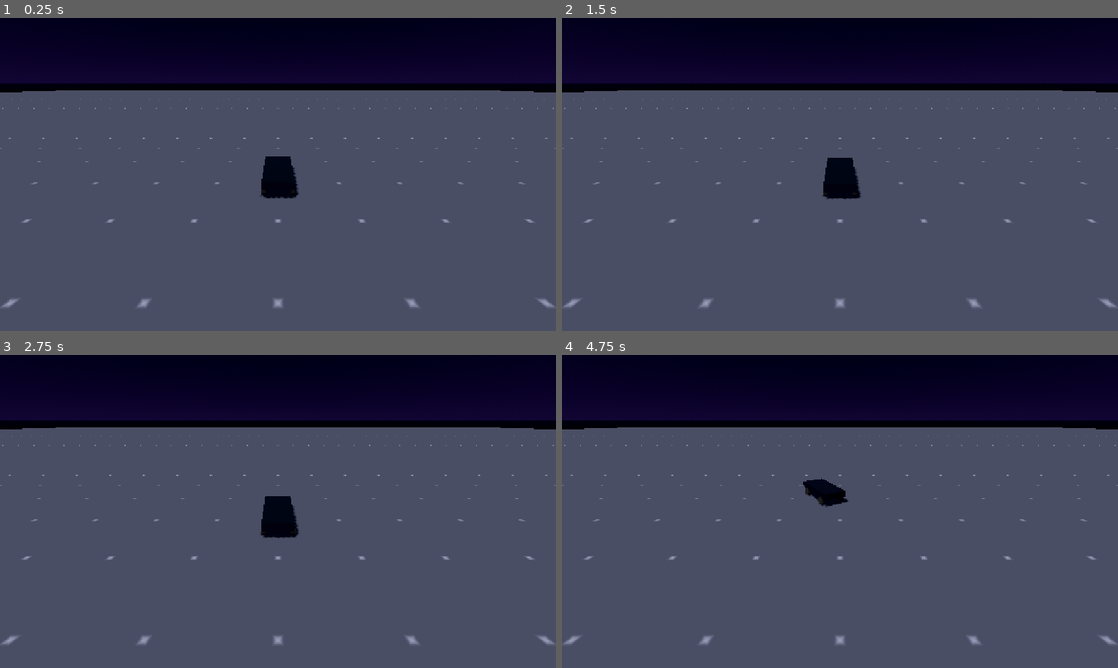
Above: before the commit, frames 1-4 (two rows, left to right).
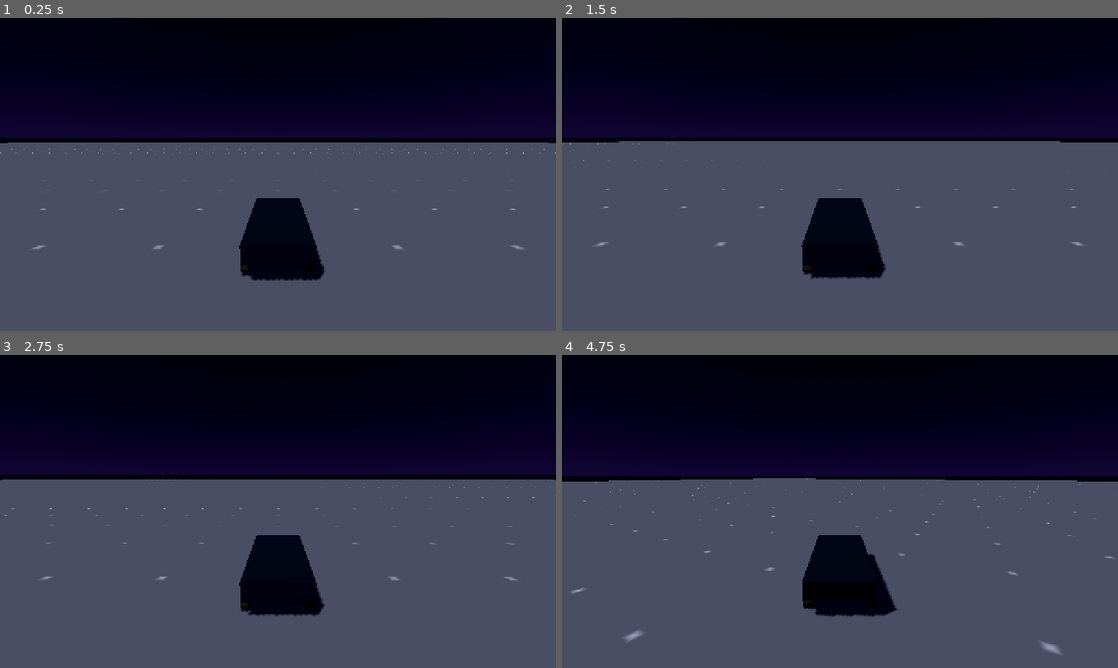
Above: after the commit, the same moments.

Repository: techafreshh/night-street-racer
Game: Godot game, scene res://scenes/city/test_ground.tscn
Same seed, same stepped clock (60 frames per second), same inputs: the game is played once before the commit and once after it. This scene is started directly instead of the project's main scene.
Inputs:
- Up to frame 1 (0.25 s): no input
- Up to frame 2 (1.5 s): hold D (steer_right) 0.53-1.28 s; tap C (look_back) at 0.6, 1.35 s; tap Enter at 1.25 s; hold S (brake) from 1.28 s (still down)
- Up to frame 3 (2.75 s): release S (brake) at 2.03 s; hold D (steer_right) from 2.03 s (still down); tap C (look_back) at 2.1 s
- Up to frame 4 (4.75 s): release D (steer_right) at 2.78 s; hold W (accelerate) 2.78-3.53 s; tap C (look_back) at 2.85, 3.6, 4.35 s; hold A (steer_left) from 3.53 s (still down)

The runs differ from the first frame. In frame 1, 23% of the frame differs, in the area x 0-100%, y 16-93%; in frame 2, 23%; in frame 3, 23%; in frame 4, 23%, in the area x 0-100%, y 16-96%.

Commit message:
Add chase camera with speed FOV and default-ON assists
ChaseCamera (Camera3D, current) trails the car with position lag,
widens FOV 70->85 with speed, and has a deterministic sine shake
toggle. VehicleAssists node syncs the controller assists_enabled
flag from the Settings.assists hook (default ON) and exposes
pure-static correct_steer/damp_slip corrections wired into steer
target and lateral force. Test asserts same-input slip reduction.

Diff:
--- a/scenes/vehicles/vehicle_base.tscn
+++ b/scenes/vehicles/vehicle_base.tscn
@@ -1,6 +1,8 @@
-[gd_scene load_steps=7 format=3]
+[gd_scene load_steps=9 format=3]
 
 [ext_resource type="Script" path="res://scripts/vehicles/vehicle_controller.gd" id="1"]
+[ext_resource type="Script" path="res://scripts/vehicles/chase_camera.gd" id="2"]
+[ext_resource type="Script" path="res://scripts/vehicles/assists.gd" id="3"]
 
 [sub_resource type="BoxShape3D" id="BoxShape3D_1"]
 size = Vector3(1.8, 0.5, 4.2)
@@ -85,3 +87,13 @@
 position = Vector3(0.85, -0.27, 1.35)
 rotation = Vector3(0, 0, 1.5707964)
 mesh = SubResource("CylinderMesh_1")
+
+[node name="ChaseCamera" type="Camera3D" parent="."]
+position = Vector3(0, 3, 7)
+rotation = Vector3(-0.35, 0, 0)
+current = true
+fov = 70.0
+script = ExtResource("2")
+
+[node name="Assists" type="Node" parent="."]
+script = ExtResource("3")
--- /dev/null
+++ b/scripts/vehicles/assists.gd
@@ -0,0 +1,40 @@
+class_name VehicleAssists
+extends Node
+## Traction/stability assists, default ON.
+## Parent this to a VehicleController; each physics tick it refreshes the
+## local flag from `/root/Settings` `assists` (when that node/property
+## exists) and pushes it into the parent's `assists_enabled` field.
+## The correction math is pure-static so headless tests can call it with
+## no scene: with `enabled == false` the input is returned unchanged,
+## with `enabled == true` a strictly smaller magnitude is returned.
+
+@export var assists_enabled := true
+@export var steer_damp_strength := 0.2
+@export var slip_damp_strength := 0.25
+
+
+static func correct_steer(steer: float, speed_ms: float, enabled: bool, max_damp: float = 0.2) -> float:
+	if not enabled:
+		return steer
+	var t := clampf(absf(speed_ms) / 40.0, 0.0, 1.0)
+	return steer * (1.0 - clampf(max_damp, 0.0, 0.9) * t)
+
+
+static func damp_slip(raw_slip: float, enabled: bool, damp: float = 0.25) -> float:
+	if not enabled:
+		return raw_slip
+	return raw_slip * (1.0 - clampf(damp, 0.0, 0.9))
+
+
+func _physics_process(_delta: float) -> void:
+	var car := get_parent() as VehicleController
+	if car == null:
+		return
+	if is_inside_tree() and get_tree() != null:
+		var settings := get_node_or_null("/root/Settings")
+		if settings != null:
+			for prop in settings.get_property_list():
+				if prop.get("name") == "assists":
+					assists_enabled = bool(settings.get("assists"))
+					break
+	car.assists_enabled = assists_enabled
--- /dev/null
+++ b/scripts/vehicles/chase_camera.gd
@@ -0,0 +1,42 @@
+extends Camera3D
+## Speed-reactive chase camera for the MW05 feel.
+## Parent this to a VehicleController; each frame it trails behind the car
+## with exponential position lag, widens FOV 70 -> 85 with speed, and adds
+## a deterministic sine-based micro-shake (no randf, no autoloads).
+## Tolerates a null/wrong parent so headless scene probes never error.
+
+@export var follow_distance := 7.0
+@export var follow_height := 3.0
+@export var lookahead_distance := 4.0
+@export var position_smoothing := 6.0
+@export var camera_shake := true
+@export var shake_amplitude := 0.06
+
+var _time := 0.0
+
+
+func _ready() -> void:
+	current = true
+	fov = 70.0
+
+
+func _process(delta: float) -> void:
+	var car := get_parent() as VehicleController
+	if car == null:
+		return
+	_time += delta
+	var speed := absf(car.speed_ms)
+	var t := clampf(speed / 40.0, 0.0, 1.0)
+	fov = lerpf(70.0, 85.0, t)
+	var car_basis := car.global_transform.basis
+	var fwd := -car_basis.z
+	var target := car.global_position + car_basis.z * follow_distance + Vector3.UP * follow_height
+	var weight := 1.0 - exp(-position_smoothing * maxf(delta, 0.0001))
+	global_position = global_position.lerp(target, clampf(weight, 0.0, 1.0))
+	var look := car.global_position + fwd * lookahead_distance + Vector3.UP * 1.2
+	var to_look := look - global_position
+	if to_look.length() > 0.05 and absf(to_look.normalized().dot(Vector3.UP)) < 0.999:
+		look_at(look, Vector3.UP)
+	if camera_shake and speed > 1.0:
+		var s := shake_amplitude * t
+		translate(Vector3(sin(_time * 31.0) * s, sin(_time * 47.0 + 1.3) * s * 0.6, 0.0))
--- a/scripts/vehicles/vehicle_controller.gd
+++ b/scripts/vehicles/vehicle_controller.gd
@@ -48,6 +48,9 @@
 
 ## Swappable input source: sample InputMap when true, fields when false.
 @export var use_player_input := true
+## Driving assists (traction/stability), default ON; synced each tick from
+## the Assists child node, which in turn honors the Settings.assists hook.
+@export var assists_enabled := true
 var input_throttle := 0.0
 var input_brake := 0.0
 var input_steer := 0.0
@@ -167,7 +170,8 @@
 	speed_ms = forward_speed
 
 	# Speed-sensitive front steering, smoothed toward target.
-	var steer_target := _steer * max_steer_angle / (1.0 + absf(forward_speed) * steer_speed_falloff)
+	var assisted_steer := VehicleAssists.correct_steer(_steer, forward_speed, assists_enabled)
+	var steer_target := assisted_steer * max_steer_angle / (1.0 + absf(forward_speed) * steer_speed_falloff)
 	_current_steer = move_toward(_current_steer, steer_target, 5.0 * delta)
 
 	# Minimal reverse latch: hold brake at a near-standstill in 1st to
@@ -236,7 +240,8 @@
 				fx += -f_speed * _brake * brake_force * 2.0
 
 		var lat_factor := handbrake_grip_factor if (_handbrake and rear) else 1.0
-		var fy := compute_lateral_force(slip, susp, tire_grip, cornering_stiffness, surface_grip, lat_factor) * ramp
+		var fy_raw := compute_lateral_force(slip, susp, tire_grip, cornering_stiffness, surface_grip, lat_factor) * ramp
+		var fy := VehicleAssists.damp_slip(fy_raw, assists_enabled)
 		var max_f := tire_grip * susp * surface_grip
 		var capped := clamp_to_friction_circle(fx, fy, max_f, lat_factor)
 		apply_force(up * susp + w_fwd * capped.x + w_right * capped.y, r)
--- a/tests/run_all.gd
+++ b/tests/run_all.gd
@@ -37,6 +37,7 @@
 		"test_accel_reaches_25ms_in_8s",
 		"test_brake_20ms_within_30m",
 		"test_handbrake_reduces_rear_grip",
+		"test_assists_reduce_slip_when_on",
 		"test_suspension_settles_after_drop",
 		"test_reset_after_flip",
 		"test_steer_turns_at_speed",
@@ -250,6 +251,37 @@
 		prev = yaw
 	_release_inputs()
 	return total
+
+func test_assists_reduce_slip_when_on() -> bool:
+	var steer := 0.8
+	var speed := 20.0
+	var raw_slip := 0.25
+	var steer_off := VehicleAssists.correct_steer(steer, speed, false)
+	check(steer_off == steer, "assists off leaves steer unchanged (%.4f)" % steer_off)
+	var steer_on := VehicleAssists.correct_steer(steer, speed, true)
+	check(absf(steer_on) < absf(steer_off), "assists on reduces steer response (on %.4f vs off %.4f)" % [steer_on, steer_off])
+	check(signf(steer_on) == signf(steer_off), "assists preserve steer direction")
+	var slip_off := VehicleAssists.damp_slip(raw_slip, false)
+	check(slip_off == raw_slip, "assists off leaves slip unchanged (%.4f)" % slip_off)
+	var slip_on := VehicleAssists.damp_slip(raw_slip, true)
+	check(absf(slip_on) < absf(slip_off), "assists on reduces slip angle (on %.4f vs off %.4f)" % [slip_on, slip_off])
+	var assists_node := VehicleAssists.new()
+	check(assists_node.assists_enabled == true, "assists default ON")
+	assists_node.free()
+	var packed = load("res://scenes/vehicles/vehicle_base.tscn") as PackedScene
+	check(packed != null, "vehicle scene loads for assists/camera wiring check")
+	if packed != null:
+		var inst := packed.instantiate() as VehicleController
+		check(inst != null, "vehicle instantiates for wiring check")
+		if inst != null:
+			check(inst.assists_enabled == true, "controller assists default ON")
+			var cam := inst.get_node_or_null("ChaseCamera")
+			check(cam != null and cam is Camera3D, "ChaseCamera child present on vehicle")
+			if cam is Camera3D:
+				check((cam as Camera3D).current == true, "ChaseCamera is current")
+			check(inst.get_node_or_null("Assists") != null, "Assists child present on vehicle")
+			inst.free()
+	return true
 
 func test_suspension_settles_after_drop() -> bool:
 	var car := await _spawn_car(Vector3(0, 1.2, 0))
Not shown, added: scripts/vehicles/assists.gd.uid
Not shown, added: scripts/vehicles/chase_camera.gd.uid
